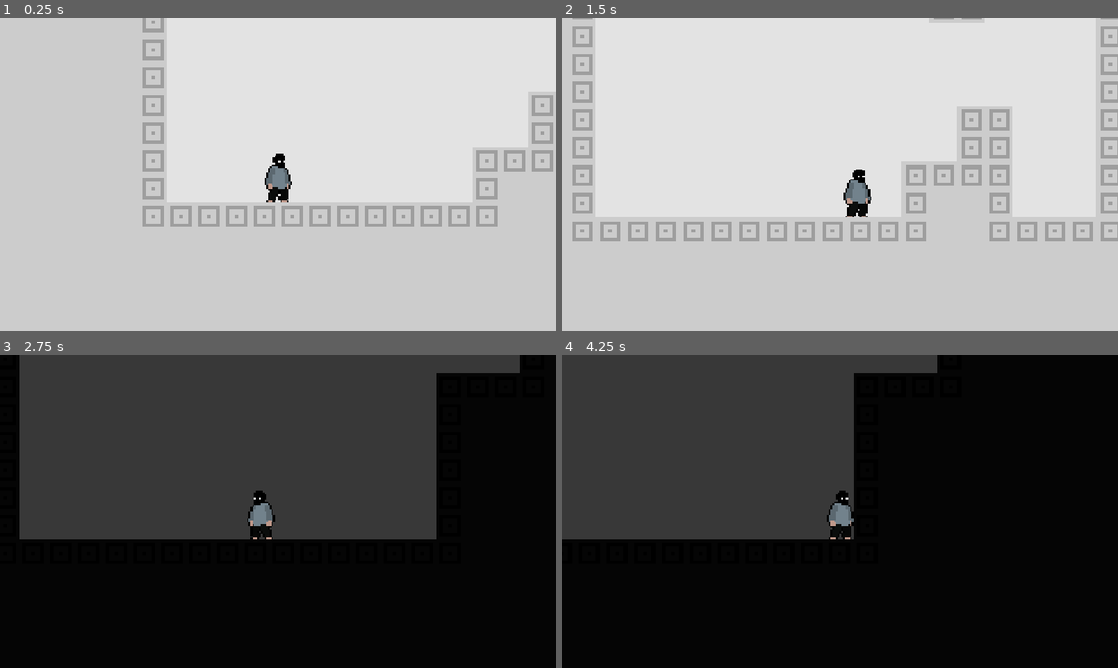
Above: before the commit, frames 1-4 (two rows, left to right).
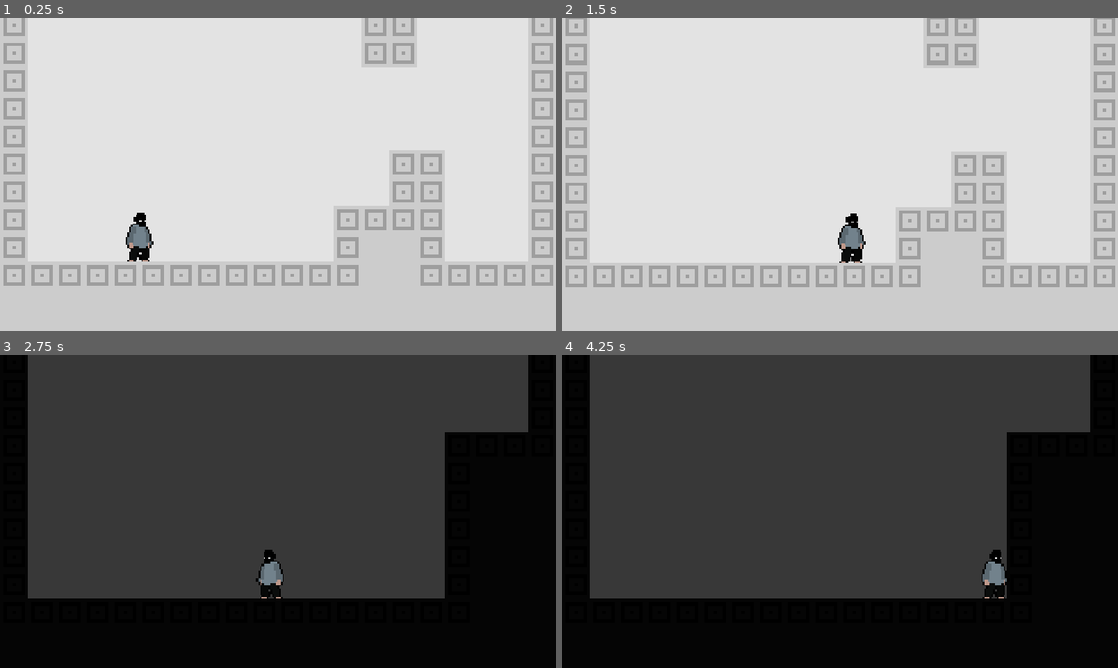
Above: after the commit, the same moments.

Repository: kaikzyx/coexistence
Game: Godot game, scene res://source/core/main.tscn
Same seed, same stepped clock (60 frames per second), same inputs: the game is played once before the commit and once after it.
Inputs:
- Up to frame 1 (0.25 s): no input
- Up to frame 2 (1.5 s): tap Enter at 0.5 s; hold C (change_reality) 0.53-1.28 s; hold Right (move_right) from 0.53 s (still down); tap Up (jump) at 0.77 s; tap C (change_reality) at 1.35 s
- Up to frame 3 (2.75 s): tap Up (jump) at 1.52 s; release Right (move_right) at 2.03 s; hold Left (move_left) from 2.03 s (still down); hold C (change_reality) from 2.03 s (still down)
- Up to frame 4 (4.25 s): release Left (move_left) at 2.78 s; release C (change_reality) at 2.78 s; hold Right (move_right) from 2.78 s (still down); tap C (change_reality) at 2.85 s; tap Up (jump) at 3.02, 3.77 s; hold C (change_reality) from 3.53 s (still down)

The runs differ from the first frame. In frame 1, 11% of the frame differs, in the area x 0-100%, y 0-86%; in frame 2, 12%; in frame 3, 19%; in frame 4, 36%, in the area x 0-95%, y 0-78%.

Commit message:
feat: update the player camera effects and put direct reference to the player in it

Diff:
--- a/source/world/camera/camera.gd
+++ b/source/world/camera/camera.gd
@@ -1,11 +1,46 @@
 class_name Camera extends Camera2D
 
-@export var target: Node2D = null
+@onready var min_limit := Vector2(limit_left, limit_top)
+@onready var max_limit := Vector2(limit_right, limit_bottom)
+
+const _DELAY_DURATION := 0.5
+const _MIN_DELAY_RADIUS := 64.0
+
+var _target := Vector2.ZERO:
+	set(value):
+		var half_view := get_viewport_rect().size / zoom / 2
+		_target = value.clamp(min_limit + half_view, max_limit - half_view)
+
+var _can_follow_target := true
 
 func _ready() -> void:
-	if is_instance_valid(target):
-		global_position = target.global_position
+	Global.player_initialized.connect(_on_player_initialized)
+
+	# Reset camera limit.
+	limit_left = -10000000; limit_top = -10000000; limit_right = 10000000; limit_bottom = 10000000
 
 func _physics_process(delta: float) -> void:
-	if is_instance_valid(target):
-		global_position = global_position.lerp(target.global_position, 10.0 * delta)
+	if is_instance_valid(Global.player):
+		_target = Global.player.global_position
+		if _can_follow_target: global_position = global_position.lerp(_target, 10.0 * delta)
+
+func _on_player_initialized() -> void:
+	Global.player.back_to_backup_position.connect(_on_player_back_to_backup_position)
+	_target = Global.player.global_position
+	global_position = _target
+
+func _on_player_back_to_backup_position(from: Vector2, to: Vector2) -> void:
+	var from_difference := from - global_position
+	var to_difference := to - global_position
+	var length := (to_difference - from_difference).length() - _MIN_DELAY_RADIUS
+
+	global_position = to - from_difference
+
+	# Create a camera delay when the player is closest to the corner of the camera.
+	if length > 0.0:
+		var max_length: float = (get_viewport_rect().size / zoom).length() - _MIN_DELAY_RADIUS * 2
+		var duration_factor: float = length / max_length
+
+		_can_follow_target = false
+		await get_tree().create_timer(duration_factor * _DELAY_DURATION + 0.1).timeout
+		_can_follow_target = true
--- a/source/world/world.tscn
+++ b/source/world/world.tscn
@@ -6,10 +6,13 @@
 
 [node name="World" type="Node2D"]
 
-[node name="Camera" type="Camera2D" parent="." node_paths=PackedStringArray("target")]
+[node name="Camera" type="Camera2D" parent="."]
 zoom = Vector2(2, 2)
+limit_left = 0
+limit_top = 0
+limit_right = 320
+limit_bottom = 360
 script = ExtResource("3_ibvgw")
-target = NodePath("../Player")
 
 [node name="Map" parent="." instance=ExtResource("2_ibvgw")]
 
